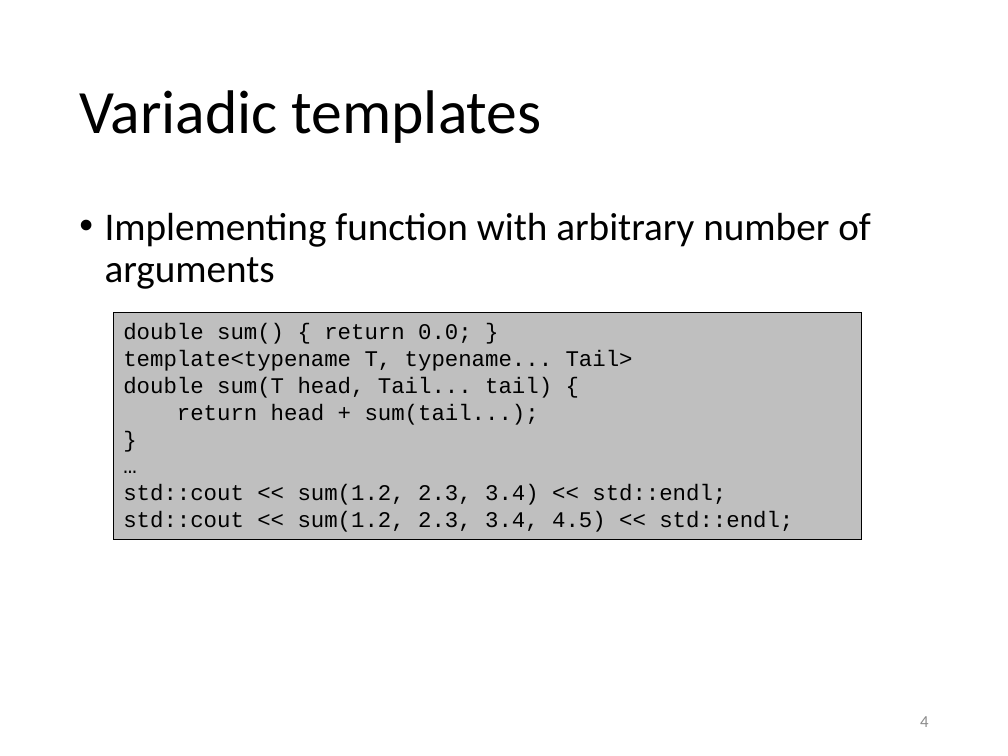
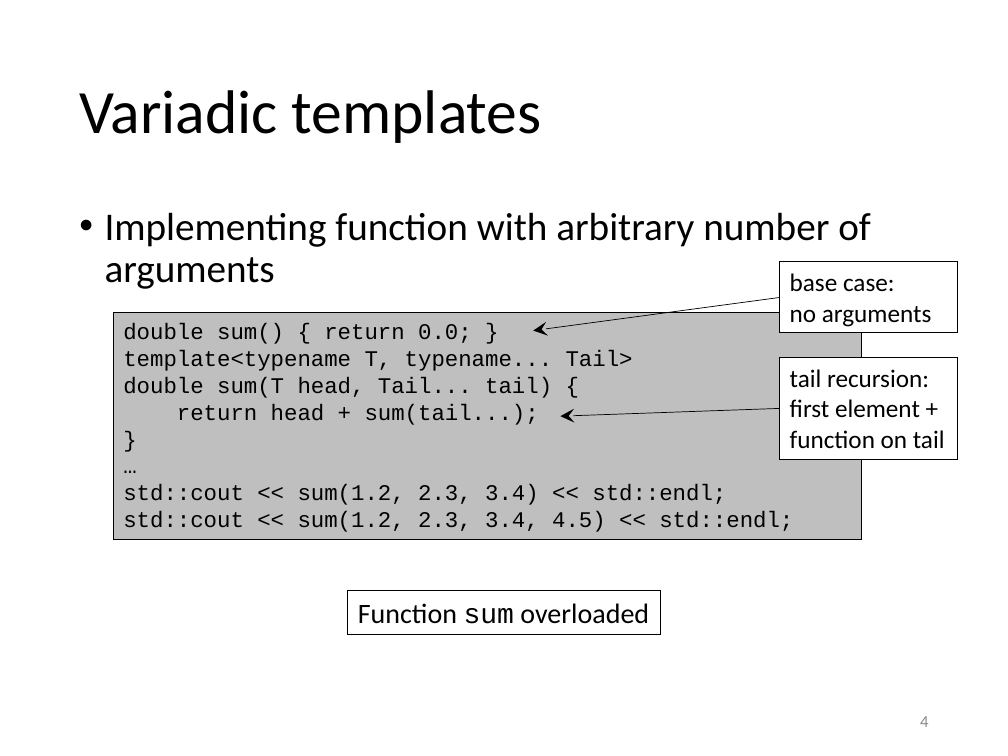
Before and after one commit to gjbex/training-material, a slide deck: slide 4 of CPlusPlus/05_essential_cpp_templates.pptx. Drawn at 1008x756 pixels with LibreOffice and Linux fonts; fonts in the diff are those of the drawing. Boxes give left, top, right and bottom in pixels: in the first picture for what was removed or moved away, otherwise in the second. Text is boxed around its words. In the diff, an @@ line names an element or a change of style, - is before the commit and + after.

Commit message:
Added motivating example for function objects; slide on function objects

```diff
--- a/CPlusPlus/05_essential_cpp_templates.pptx
+++ b/CPlusPlus/05_essential_cpp_templates.pptx
@@ rectangle added at (780,262,958,334), fill #FFFFFF, outline #000000 0.75 pt, 18 pt, text #000000 @@
+base case:
+no arguments
@@ arrow added from (780, 297) to (533, 331), #000000 0.5 pt @@
@@ rectangle added at (780,358,958,460), fill #FFFFFF, outline #000000 0.75 pt, 18 pt, text #000000 @@
+tail recursion:
+first element +
+function on tail
@@ arrow added from (780, 408) to (560, 416), #000000 0.5 pt @@
@@ rectangle added at (348,590,660,634), fill #FFFFFF, outline #000000 0.75 pt, 20 pt, text #000000 @@
+Function sum overloaded
```
Also in this commit, not shown: 1 other slide changed, 3 slides added.
